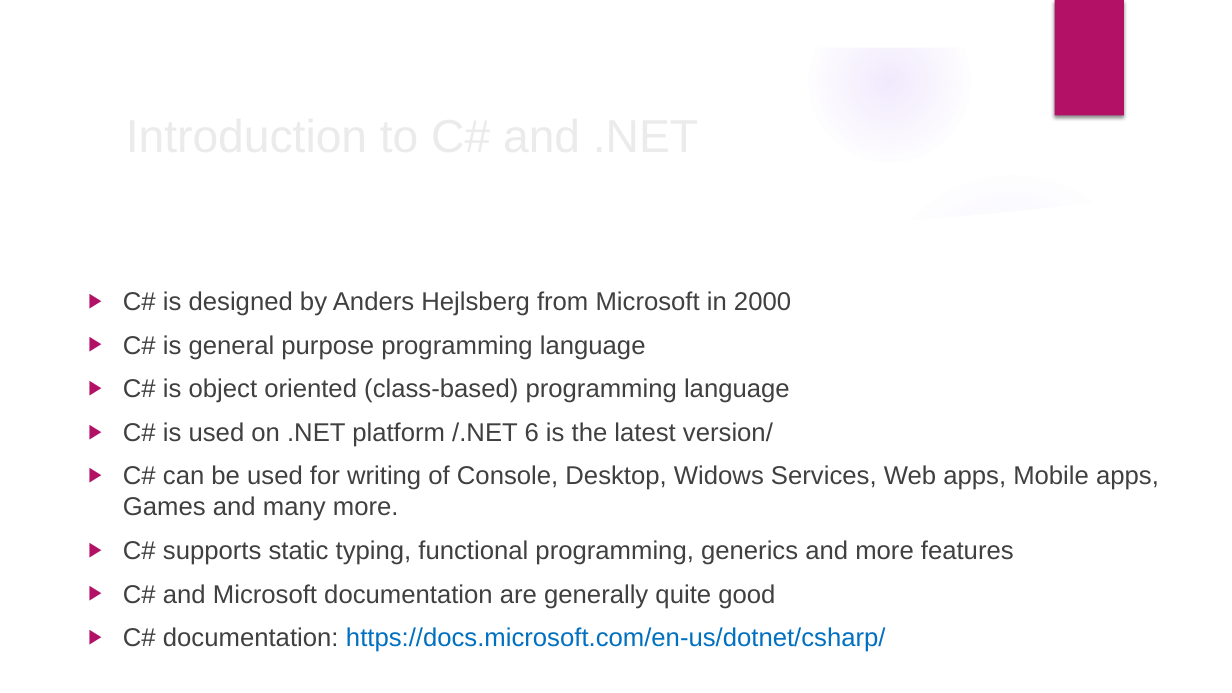
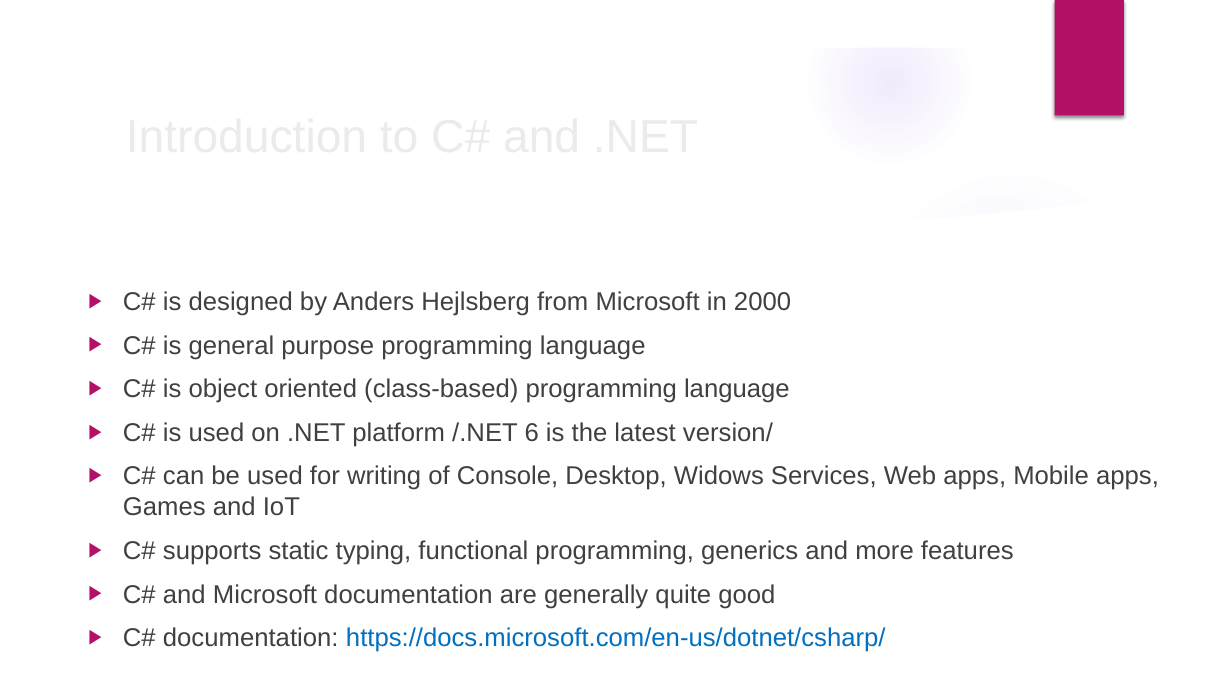
Before and after one commit to velizar92/CSharp-Programming-Presentations, a slide deck: slide 2 of C# Basics.pptx. Drawn at 1232x693 pixels with LibreOffice and Linux fonts; fonts in the diff are those of the drawing; background and template pictures are left out. Boxes give left, top, right and bottom in pixels: in the first picture for what was removed or moved away, otherwise in the second. Text is boxed around its words. In the diff, an @@ line names an element or a change of style, - is before the commit and + after.

```diff
--- a/C# Basics.pptx
+++ b/C# Basics.pptx
@@ text at (x1=123, y1=465, x2=1159, y2=516): text changed @@
-▶ C# can be used for writing of Console, Desktop, Widows Services, Web apps, Mobile apps, Games and many more.
+▶ C# can be used for writing of Console, Desktop, Widows Services, Web apps, Mobile apps, Games and IoT
```
Also in this commit, not shown: 1 other slide changed, 7 slides added.
